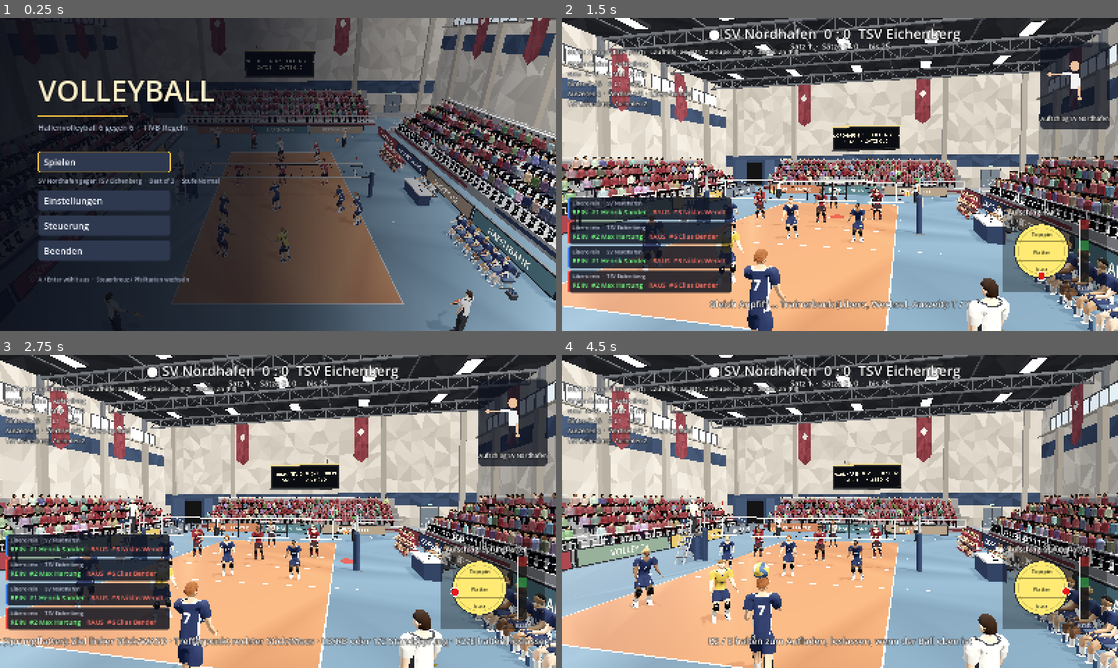
Above: before the commit, frames 1-4 (two rows, left to right).
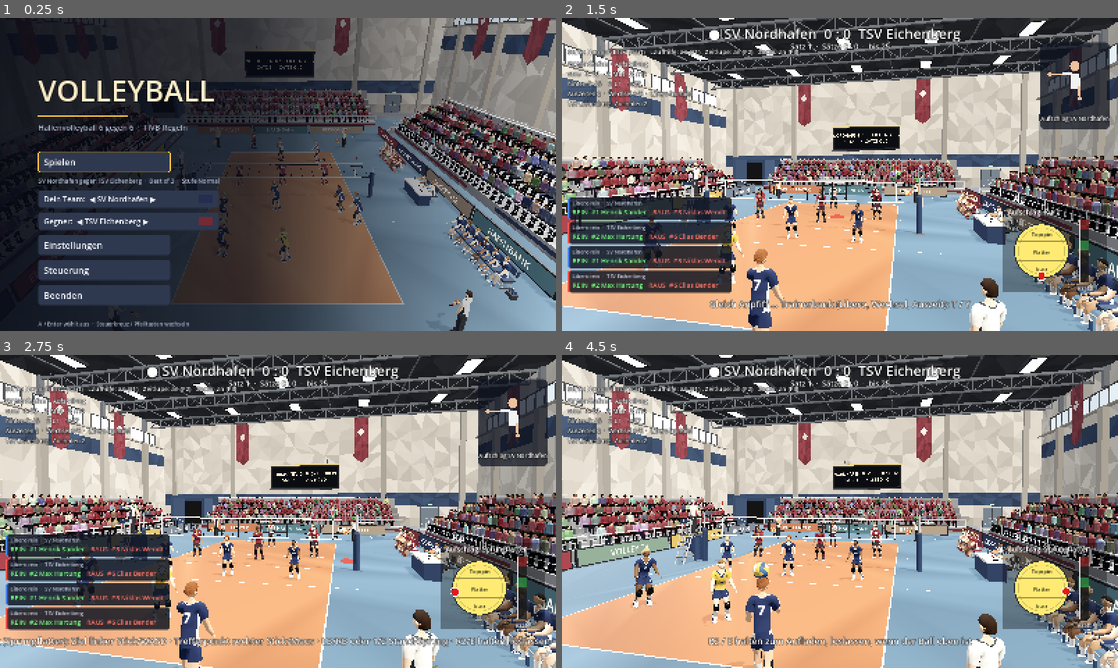
Above: after the commit, the same moments.

Repository: MattrixDev/volleyball_game
Game: Godot game, scene res://scenes/main.tscn
The game is run twice, just before and just after one commit, with the same random seed, the same clock (stepped at 60 frames per second) and the same inputs.
Inputs (mouse positions are in pixels of both pictures, inside the frame that each line leads up to):
- Up to frame 1 (0.25 s): no input
- Up to frame 2 (1.5 s): click "Spielen" at 0.5 s; tap Enter at 1.25 s; move the mouse to (962, 158) at 1.27 s; hold Right (ui_right) from 1.28 s (still down); tap K (aim_down) at 1.35 s; click (962, 158) at 1.42 s
- Up to frame 3 (2.75 s): move the mouse to (166, 527) at 2.02 s; release Right (ui_right) at 2.03 s; hold S (move_down) from 2.03 s (still down); tap J (aim_left) at 2.1 s; click (166, 527) at 2.17 s
- Up to frame 4 (4.5 s): move the mouse to (895, 442) at 2.77 s; release S (move_down) at 2.78 s; hold Right (ui_right) 2.78-3.53 s; tap L (aim_right) at 2.85 s; click (895, 442) at 2.92 s; move the mouse to (812, 574) at 3.52 s; hold W (move_up) 3.53-4.28 s; tap I (aim_up) at 3.6 s; click (812, 574) at 3.67 s; move the mouse to (1006, 558) at 4.27 s; hold Left (ui_left) from 4.28 s (still down); tap Space (bump) at 4.35 s; click (1006, 558) at 4.42 s

The runs differ from the first frame. In frame 1, 7.0% of the frame differs, in the area x 6-93%, y 36-100%; in frame 2, 2.0%; in frame 3, 2.0%; in frame 4, 2.3%.

Commit message:
Sportlichere Figur und Teamauswahl im Startmenue
Figur: schlanker Hals, runde abfallende Schultern, schmalere Huefte; Arme
werden in A-Haltung gebaut, damit die Schulter beim Senken nicht eckig wird.
Trikot faellt ueber die Hose. Startmenue: eigenes Team und Gegner waehlen
(laedt die Halle mit den neuen Trikots neu), Testoption --teams=a,b.

Co-Authored-By: Claude Opus 5.5 <noreply@anthropic.com>
Claude-Session: https://claude.ai/code/session_01FhcQXzee4yEnRNHTAKqxqA

Diff:
--- a/assets/models/player_markers.json
+++ b/assets/models/player_markers.json
@@ -4,12 +4,12 @@
   "pos": [
    0.0,
    1.33,
-   -0.1248
+   -0.1275
   ],
   "normal": [
-   -0.1103,
-   0.0269,
-   -0.9935
+   0.1196,
+   0.0293,
+   -0.9924
   ]
  },
  "num_back": {
@@ -17,25 +17,25 @@
   "pos": [
    0.0,
    1.36,
-   0.1074
+   0.1006
   ],
   "normal": [
-   -0.1105,
-   0.0391,
-   0.9931
+   -0.1068,
+   0.0867,
+   0.9905
   ]
  },
  "num_shorts": {
   "bone": "hip_l",
   "pos": [
-   -0.12,
-   0.74,
-   -0.1245
+   -0.11,
+   0.79,
+   -0.1134
   ],
   "normal": [
-   -0.0833,
-   -0.0426,
-   -0.9956
+   -0.0739,
+   0.0342,
+   -0.9967
   ]
  }
 }
--- a/scripts/main.gd
+++ b/scripts/main.gd
@@ -23,6 +23,10 @@
 
 
 func _ready() -> void:
+	for a in OS.get_cmdline_user_args():
+		if a.begins_with("--teams="):  # Test: --teams=seewald,nordhafen
+			Teams.home = a.get_slice("=", 1).get_slice(",", 0)
+			Teams.away = a.get_slice("=", 1).get_slice(",", 1)
 	_setup_input()
 	arena = Arena.new()
 	# Spieler und Ball laufen mit 120 Hz Physik und werden fuer jeden Bildschirm-Frame
@@ -73,8 +77,9 @@
 	if match_node.attract:
 		hud.set_attract(true)
 		start_menu.call_deferred("open")
-	if OS.get_cmdline_user_args().has("--play"):
-		call_deferred("_on_play")  # Test: Startmenue ueberspringen
+	if OS.get_cmdline_user_args().has("--play") or Teams.autostart:
+		Teams.autostart = false
+		call_deferred("_on_play")  # Test: Startmenue ueberspringen; nach Teamwechsel direkt spielen
 	if OS.get_cmdline_user_args().has("--menu"):
 		menu.call_deferred("open")
 	if OS.get_cmdline_user_args().has("--trainer"):
--- a/scripts/start_menu.gd
+++ b/scripts/start_menu.gd
@@ -13,6 +13,8 @@
 var _sub: Label
 var _time := 0.0
 var _logo: Label
+var _team_btn: Array = []  # [Button eigenes Team, Button Gegner]
+var _pick := []  # gewaehlte Team-ids [eigenes, Gegner]
 
 
 func _ready() -> void:
@@ -60,10 +62,32 @@
 	_main.add_child(gap)
 
 	_play = _big("Spielen")
-	_play.pressed.connect(func(): play.emit())
+	_play.pressed.connect(_on_play)
 	_main.add_child(_play)
 	_sub = UiTheme.label("", 17, UiTheme.MUTED)
 	_main.add_child(_sub)
+	# Teamauswahl: A / Enter oder links / rechts wechselt das Team
+	_pick = [Teams.home, Teams.away]
+	for k in 2:
+		var b := _big("")
+		b.custom_minimum_size = Vector2(520, 50)
+		b.add_theme_font_size_override("font_size", 22)
+		b.pressed.connect(_cycle.bind(k, 1))
+		b.gui_input.connect(func(ev: InputEvent):
+			if ev.is_action_pressed("ui_left"):
+				_cycle(k, -1)
+				b.accept_event()
+			elif ev.is_action_pressed("ui_right"):
+				_cycle(k, 1)
+				b.accept_event())
+		var sw := ColorRect.new()  # Trikotfarbe als kleines Feld rechts im Knopf
+		sw.custom_minimum_size = Vector2(40, 26)
+		sw.position = Vector2(462, 12)
+		sw.mouse_filter = Control.MOUSE_FILTER_IGNORE
+		b.add_child(sw)
+		_main.add_child(b)
+		_team_btn.append([b, sw])
+	_update_teams()
 	var s := _big("Einstellungen")
 	s.pressed.connect(func(): settings.emit())
 	_main.add_child(s)
@@ -79,6 +103,32 @@
 	_main.add_child(UiTheme.label("A / Enter wählt aus  ·  Steuerkreuz / Pfeiltasten wechseln", 16, UiTheme.MUTED))
 
 	_build_controls()
+
+
+func _cycle(k: int, step: int) -> void:
+	_pick[k] = Teams.next_id(_pick[k], _pick[1 - k], step)
+	_update_teams()
+
+
+func _update_teams() -> void:
+	for k in 2:
+		var t := Teams.by_id(_pick[k])
+		var b: Button = _team_btn[k][0]
+		b.text = "%s:  ◀ %s ▶" % [["Dein Team", "Gegner"][k], t.name]
+		(_team_btn[k][1] as ColorRect).color = t.jersey
+	_update_sub()
+
+
+## Spielen: sind andere Teams gewaehlt, wird die Halle mit den neuen Trikots neu aufgebaut.
+func _on_play() -> void:
+	if _pick[0] != Teams.home or _pick[1] != Teams.away:
+		Teams.home = _pick[0]
+		Teams.away = _pick[1]
+		Teams.autostart = true
+		get_tree().paused = false
+		get_tree().reload_current_scene()
+		return
+	play.emit()
 
 
 func _big(t: String) -> Button:
@@ -162,10 +212,14 @@
 	focus()
 
 
+func _update_sub() -> void:
+	if cfg:
+		_sub.text = "%s gegen %s  ·  %s  ·  Stufe %s" % [Teams.by_id(_pick[0]).name, Teams.by_id(_pick[1]).name,
+			["1 Satz", "Best of 3", "Best of 5"][cfg.sets_to_win - 1], GameSettings.PRESET_TEXT[cfg.preset]]
+
+
 func focus() -> void:
-	if cfg:
-		_sub.text = "%s gegen %s  ·  %s  ·  Stufe %s" % [Teams.playing()[0].name, Teams.playing()[1].name,
-			["1 Satz", "Best of 3", "Best of 5"][cfg.sets_to_win - 1], GameSettings.PRESET_TEXT[cfg.preset]]
+	_update_sub()
 	if _controls.visible:
 		_back.grab_focus()
 	else:
--- a/scripts/teams.gd
+++ b/scripts/teams.gd
@@ -6,6 +6,8 @@
 static var _all: Array = []
 static var home := "nordhafen"
 static var away := "eichenberg"
+## Nach einem Teamwechsel im Startmenue wird die Szene neu geladen und das Spiel startet sofort.
+static var autostart := false
 
 
 static func all() -> Array:
@@ -31,3 +33,14 @@
 ## Die beiden Teams des aktuellen Spiels (0 = links, 1 = rechts).
 static func playing() -> Array:
 	return [by_id(home), by_id(away)]
+
+
+## Naechstes Team in der Liste nach id, das nicht skip ist (fuer die Auswahl im Startmenue).
+static func next_id(id: String, skip: String, step := 1) -> String:
+	var ids: Array = all().map(func(t): return t.id)
+	var i := ids.find(id)
+	for k in ids.size():
+		i = posmod(i + step, ids.size())
+		if ids[i] != skip:
+			return ids[i]
+	return id
Binary file changed: assets/models/player.glb
Not shown, changed: README.md
Not shown, changed: tools/blender/build_player.py
